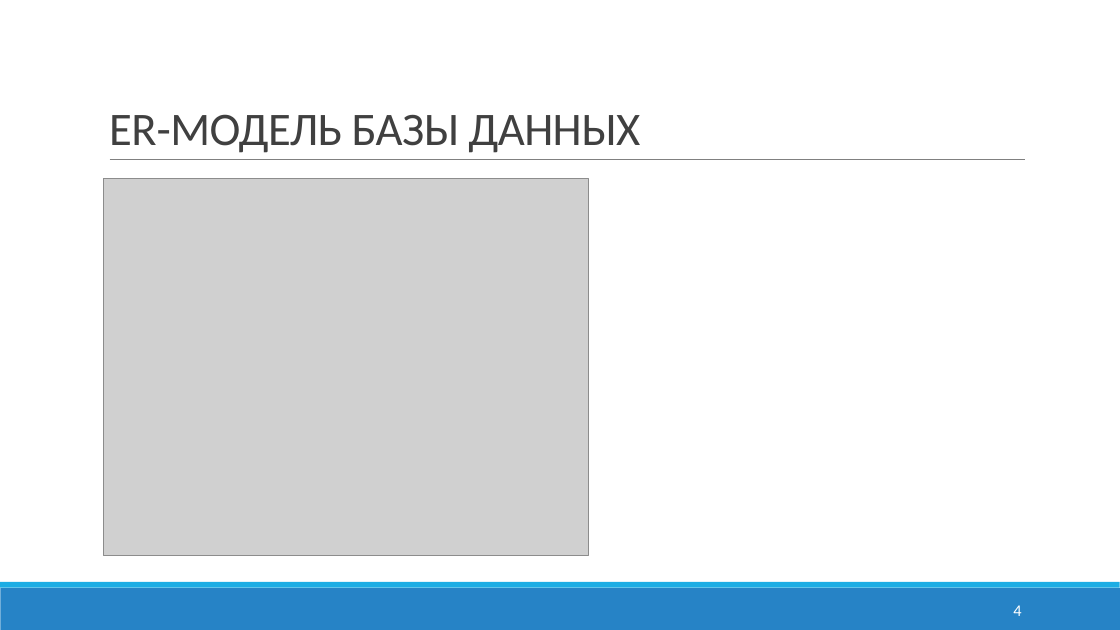
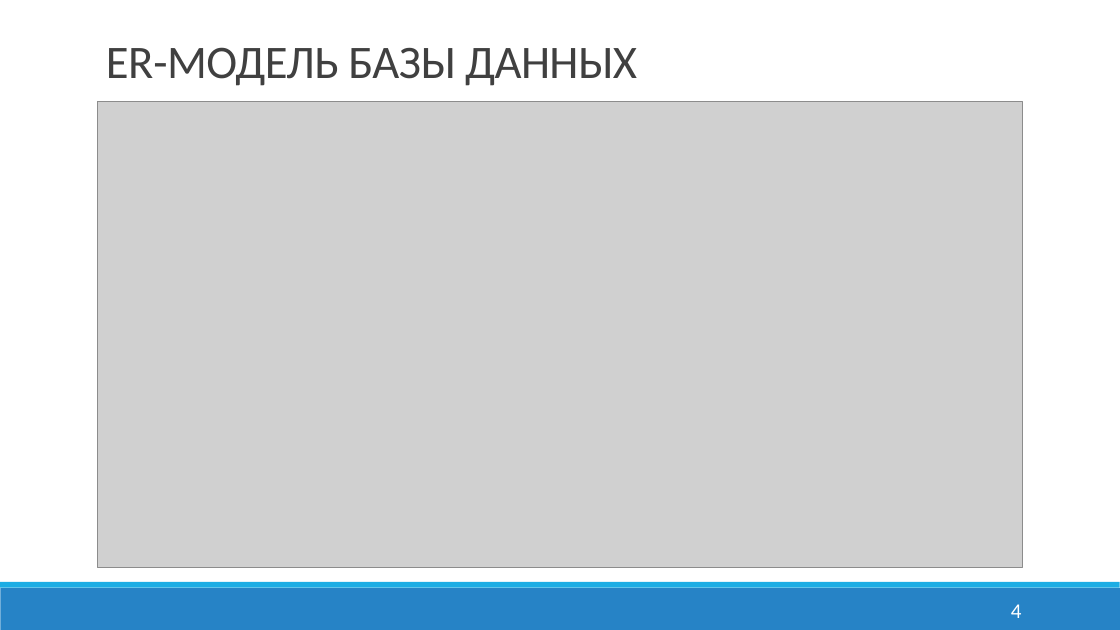
Before and after one commit to NikvaseN/degree-work, a slide deck: slide 4 of docs/Презентация.pptx. Drawn at 1120x630 pixels with LibreOffice and Linux fonts; fonts in the diff are those of the drawing; grey boxes stand for pictures. Boxes give left, top, right and bottom in pixels: in the first picture for what was removed or moved away, otherwise in the second. Text is boxed around its words. In the diff, an @@ line names an element or a change of style, - is before the commit and + after.

```diff
--- a/docs/Презентация.pptx
+++ b/docs/Презентация.pptx
@@ title "ER-МОДЕЛЬ БАЗЫ ДАННЫХ": place and size @@
-title "ER-МОДЕЛЬ БАЗЫ ДАННЫХ" at (109,114,640,153)
+title "ER-МОДЕЛЬ БАЗЫ ДАННЫХ" at (106,47,637,86)
@@ picture: place and size @@
-picture at (103,178,588,555)
+picture at (97,101,1023,567)
@@ line removed from (110, 160) to (1026, 160) @@
@@ page number at (1011,604,1022,618): size 14 to 18 pt @@
```
Also in this commit, not shown: 1 other slide changed, 4 slides added, 2 slides removed, 23 other files.
